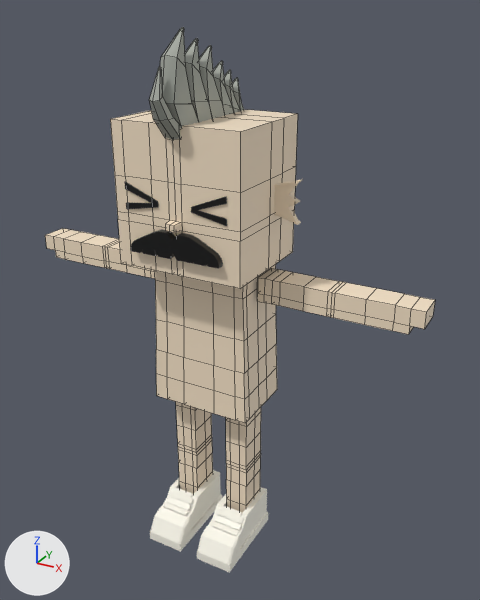
The FBX model mustachiorascals/fbx/c380259c-7926-4a76-9e8f-3139263c64fa.fbx, before and after one commit.
Before and after are seen from a 50 mm lens placed at (0.019, -0.0304, 0.0326), pointed at (0.0016, 0.0012, 0.0168). The lights are fixed; the arrows at lower left show +X, +Y and +Z. Mesh edges are drawn as thin lines on the coarser meshes. Where no turn or scale is listed for an object, it has been applied to the vertices.

The first picture shows 'e_6', 'eye_6', 'f_canvas', 'h_mohawk', 'm_patron', 'mustachio_arms', 'mustachio_body', 'mustachio_head', 'mustachio_legs'.
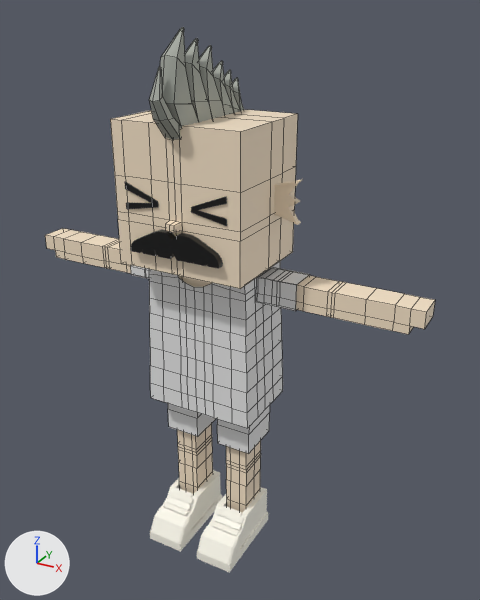
What the commit changed:
Material 'upper_garment_1' (mat_upper_garment_1) is new.
Its base color is (0.8, 0.8, 0.8) (white #e7e7e7).
Material 'lower_garment' (mat_lower_garment) is new.
Its base color is (0.8, 0.8, 0.8) (white #e7e7e7).
Mesh me_mesh_010 is new.
It has 230 vertices, 212 faces and spans x -0.00349..0.00349, y -0.0013..0.00353, z 0.00994..0.01894.
It uses material mat_upper_garment_1 (white #e7e7e7).
Mesh me_mesh_011 is new.
It has 24 vertices, 18 faces and spans x -0.00561..0.00561, y 0.00027..0.00209, z 0.01737..0.01893.
It uses material mat_upper_garment_1 (white #e7e7e7).
Mesh me_mesh_003_1 is new.
It has 32 vertices, 24 faces and spans x -0.003..0.003, y -0.00018..0.00265, z 0.00723..0.01232.
It uses material mat_lower_garment (white #e7e7e7).
Object 'c_shirt_1' (ob_c_shirt_1) is new; it shows me_mesh_010.
Its location is (0.0, 0.0, 0.0).
Object 'c_shirt_2' (ob_c_shirt_2) is new; it shows me_mesh_011.
Its location is (0.0, 0.0, 0.0).
Object 'c_shorts' (ob_c_shorts) is new; it shows me_mesh_003_1.
Its location is (0.0, 0.0, 0.0).

Changed parts and their boxes [x1, y1, x2, y2] in the pictures (480 x 600 px):
'c_shirt_1', added: after [149, 261, 283, 428]
'c_shorts', added: after [168, 403, 270, 454]
'c_shirt_2', added: after [131, 265, 310, 311]
'mustachio_body', unchanged, covered by the edit: before [155, 264, 277, 423]; after [178, 275, 212, 287]
